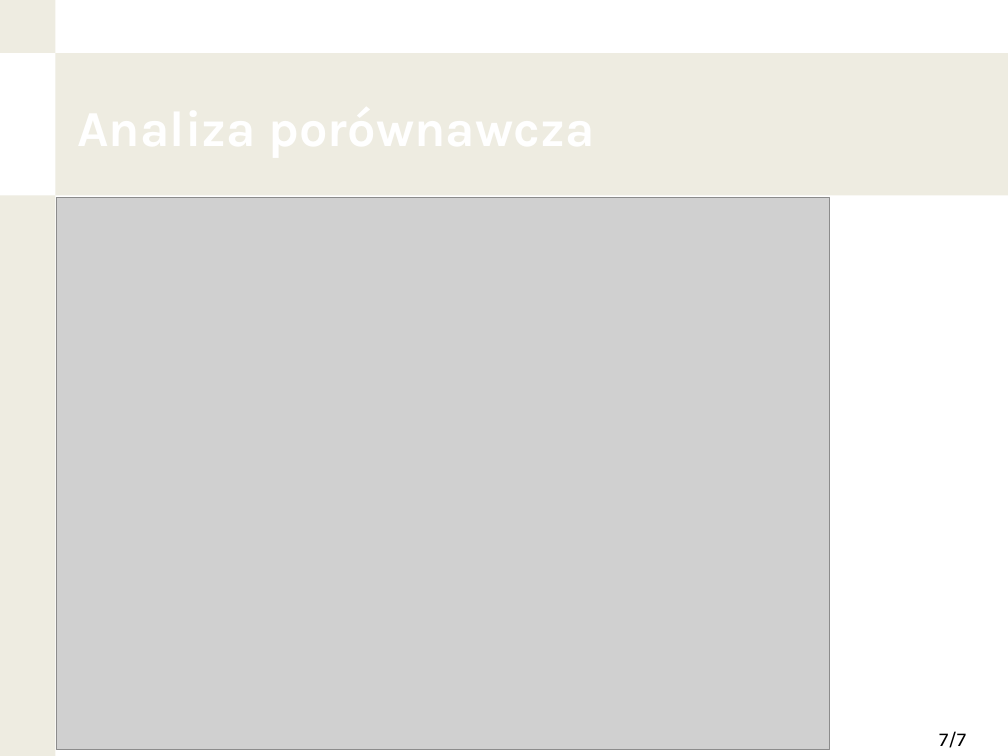
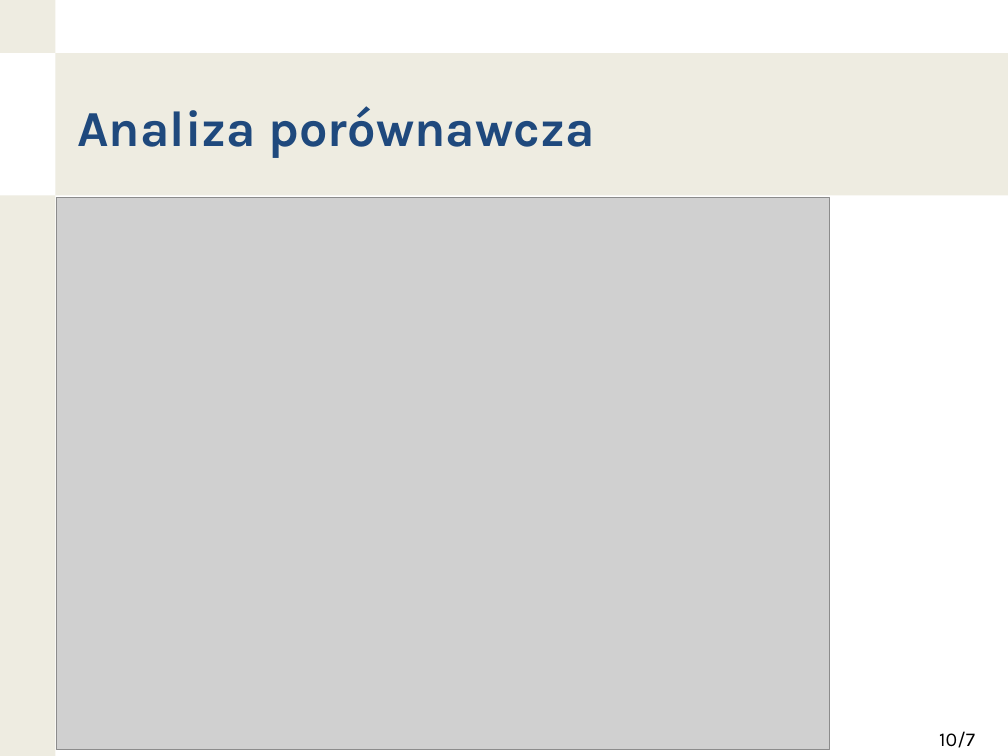
Before and after one commit to nokia-wroclaw/innovativeprojects-healthiness-of-data, a slide deck: slide 10 of KPZ_demo_prezentacja.pptx (slide 7 before the commit). Drawn at 1008x756 pixels with LibreOffice and Linux fonts; fonts in the diff are those of the drawing; grey boxes stand for pictures; background and template pictures are left out. Boxes give left, top, right and bottom in pixels: in the first picture for what was removed or moved away, otherwise in the second. Text is boxed around its words. In the diff, an @@ line names an element or a change of style, - is before the commit and + after.

```diff
--- a/KPZ_demo_prezentacja.pptx
+++ b/KPZ_demo_prezentacja.pptx
@@ text "Analiza porównawcza" at (77, 106, 595, 158): text colour #FFFFFF to #1F497D @@
@@ page number at (939, 731, 975, 748): text changed @@
-7/7
+10/7
```
Also in this commit, not shown: 5 other slides changed, 5 slides added, 1 slide removed.
